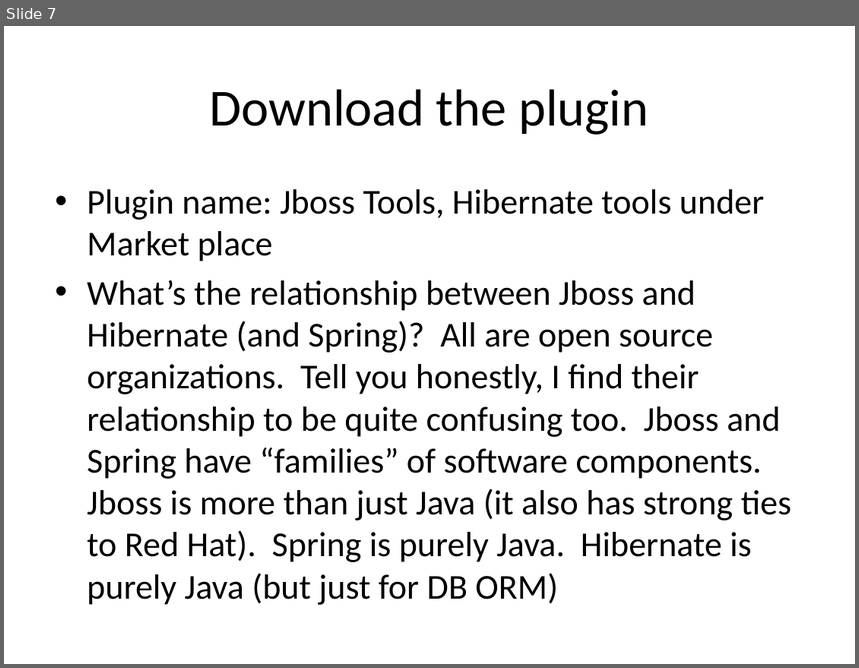
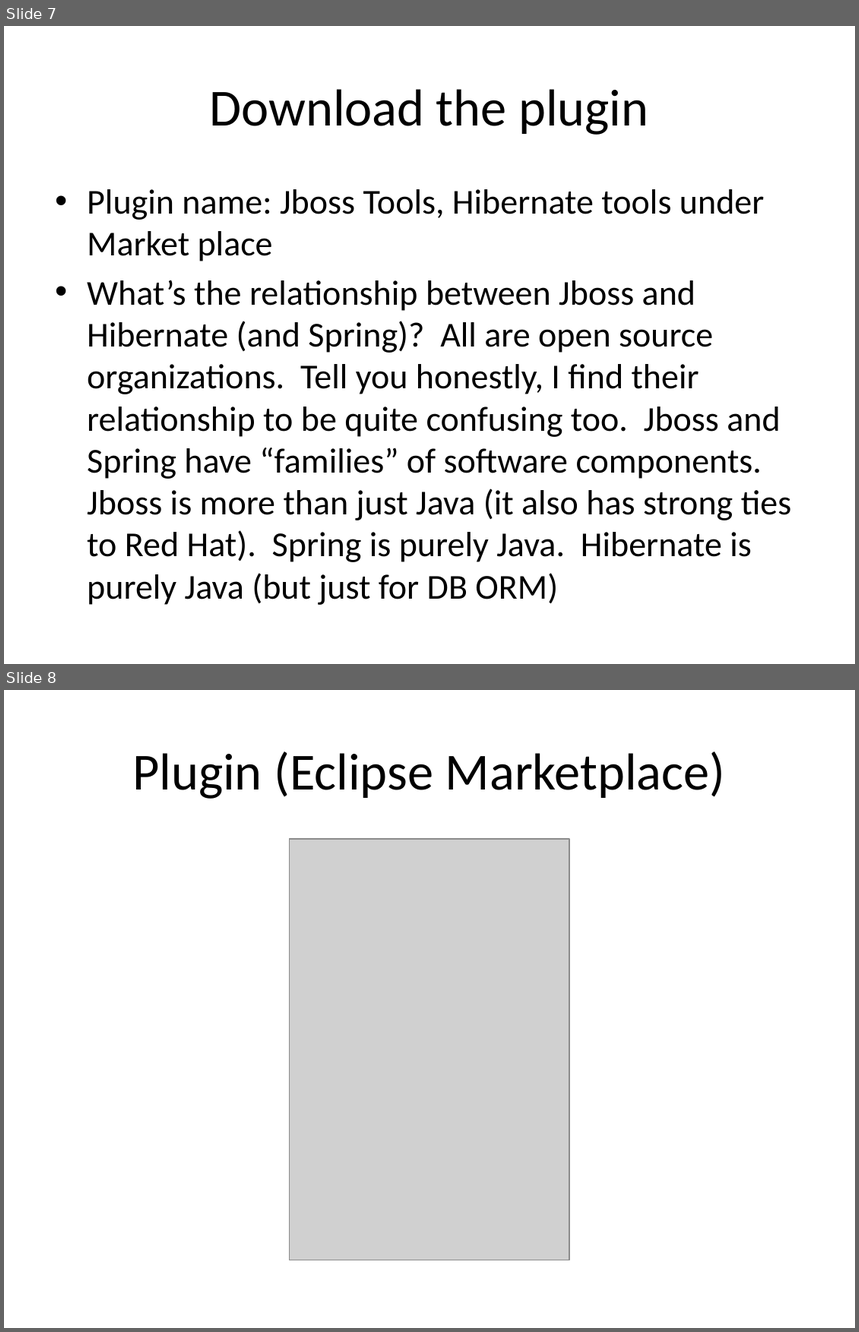
Before and after one commit to hchan/comp2613, a slide deck: ormRevEng.pptx. Shown one above the other, each under a label of ours: slide 7 before the commit, slides 7 and 8 after it. The pictures are 859x668 and 859x1332 pixels, drawn with LibreOffice and Linux fonts; fonts in the diff are those of the drawing; grey boxes stand for pictures. Boxes give left, top, right and bottom in pixels: in the first picture for what was removed or moved away, otherwise in the second. Text is boxed around its words. In the diff, an @@ line names an element or a change of style, - is before the commit and + after.

```diff
--- a/ormRevEng.pptx
+++ b/ormRevEng.pptx
@@ slide 8 added at bbox=[4, 690, 855, 1328], background #FFFFFF @@
@@ title added at bbox=[132, 752, 726, 799], 44 pt, text #000000 @@
+Plugin (Eclipse Marketplace)
@@ picture added at bbox=[290, 839, 570, 1260] @@
```
Also in this commit, not shown: 1 slide changed, 9 other slides added, 1 slide removed, 39 other files.
